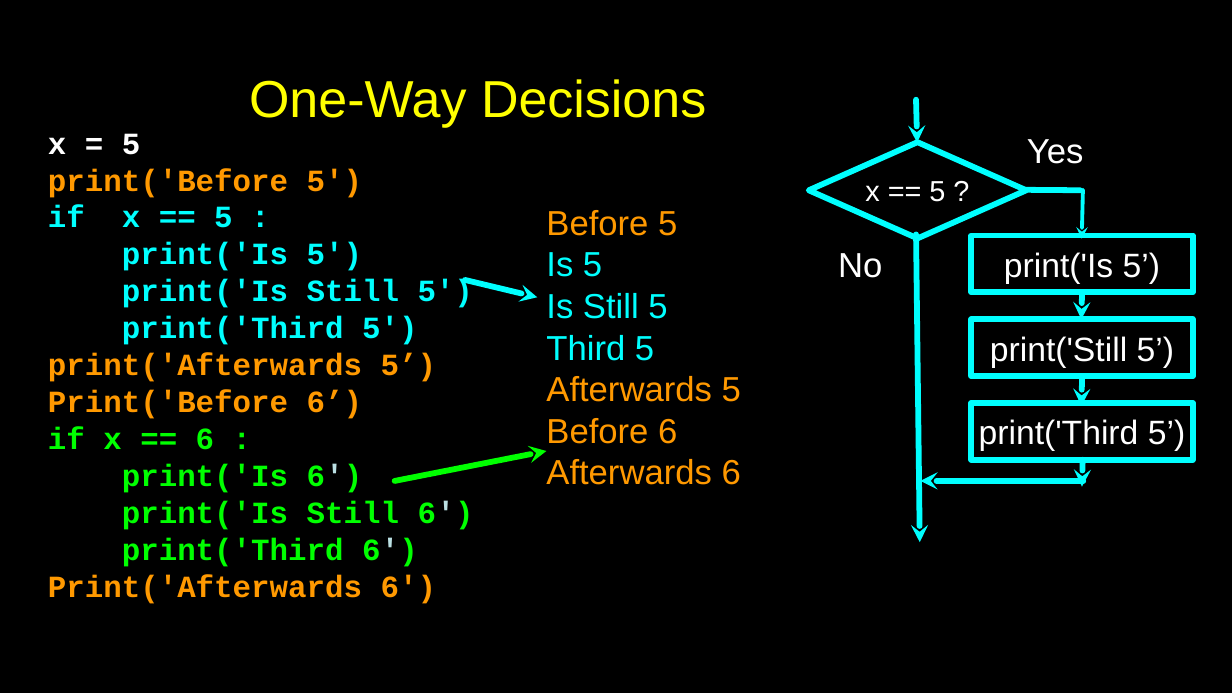
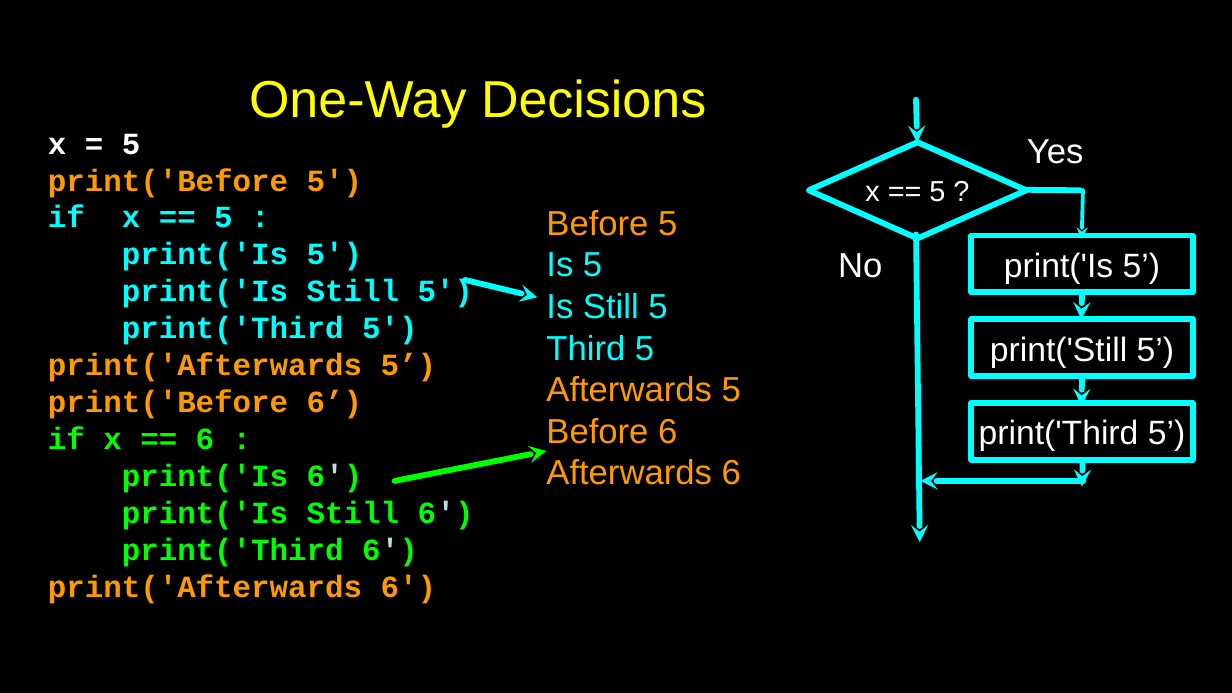
Before and after one commit to csev/py4e, a slide deck: slide 5 of lectures3/Pythonlearn-03-Conditional.pptx. Drawn at 1232x693 pixels with LibreOffice and Linux fonts; fonts in the diff are those of the drawing. Boxes give left, top, right and bottom in pixels: in the first picture for what was removed or moved away, otherwise in the second. Text is boxed around its words. In the diff, an @@ line names an element or a change of style, - is before the commit and + after.

```diff
--- a/lectures3/Pythonlearn-03-Conditional.pptx
+++ b/lectures3/Pythonlearn-03-Conditional.pptx
@@ text at (x1=48, y1=390, x2=362, y2=419): text changed @@
-Print('Before 6’)
+print('Before 6’)
@@ text at (x1=48, y1=575, x2=436, y2=604): text changed @@
-Print('Afterwards 6')
+print('Afterwards 6')
```
Also in this commit, not shown: 3 other slides changed, 1 other file.
